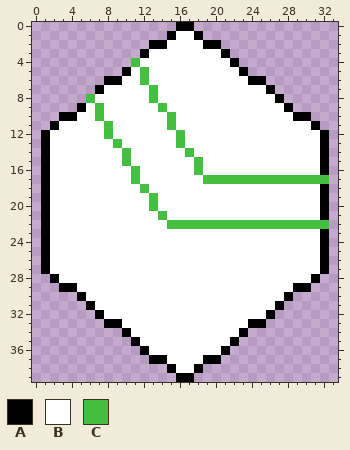
Edited in one commit: pixel-art sprite (assets/Rail15.png). Above, as it was before the edit.
The file is 34x40 pixels.
Palette (. is transparent): A #000000  B #ffffff  C #45bf40
And afterwards:
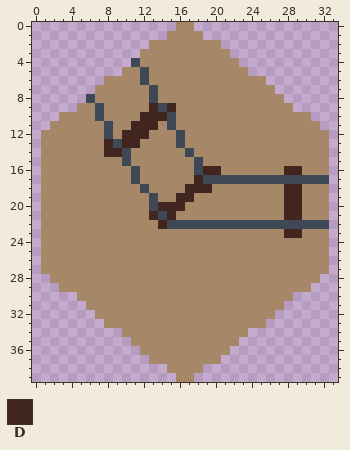
Colours new in this view: D #412620
The edit:
Colour B changes from #ffffff to #a68768.
Colour C changes from #45bf40 to #3f4855.
Colour B replaces colour A in row 0 at x 16 to 17; in row 1 at x 15 and 18; in row 2 at x 13 to 14 and 19 to 20; in row 3 at x 12 and 21; in row 4 at x 22; in row 5 at x 10 and 23.
Colour B replaces colour A in row 6 at x 8 to 9 and 24 to 25; in row 7 at x 7 and 26; in row 8 at x 27; in row 9 at x 5 and 28; in row 10 at x 3 to 4 and 29 to 30; in row 11 at x 2 and 31.
Colour B replaces colour A in rows 12 to 16 at x 1 and 32; in row 17 at x 1; in rows 18 to 21 at x 1 and 32; in row 22 at x 1; in rows 23 to 27 at x 1 and 32; in row 28 at x 2 and 31.
Colour B replaces colour A in row 29 at x 3 to 4 and 29 to 30; in row 30 at x 5 and 28; in row 31 at x 6 and 27; in row 32 at x 7 and 26; in row 33 at x 8 to 9 and 24 to 25; in row 34 at x 10 and 23.
Colour B replaces colour A in row 35 at x 11 and 22; in row 36 at x 12 and 21; in row 37 at x 13 to 14 and 19 to 20; in row 38 at x 15 and 18; in row 39 at x 16 to 17.
Colour D replaces colour B in row 9 at x 13 and 15; in row 10 at x 12 to 14; in row 11 at x 11 to 13; in row 12 at x 10 to 12; in row 13 at x 8 and 10 to 11; in row 14 at x 8 to 9.
Colour D replaces colour B in row 16 at x 19 to 20 and 28 to 29; in row 17 at x 18; in row 18 at x 17 to 19 and 28 to 29; in row 19 at x 16 to 17 and 28 to 29; in row 20 at x 14 to 16 and 28 to 29; in row 21 at x 13, 15 and 28 to 29.
Colour D replaces colour B in row 22 at x 14; in row 23 at x 28 to 29.
Pixel boxes of the changes (left, top, right, bottom) in both pictures:
changed: (41, 22, 329, 382)
